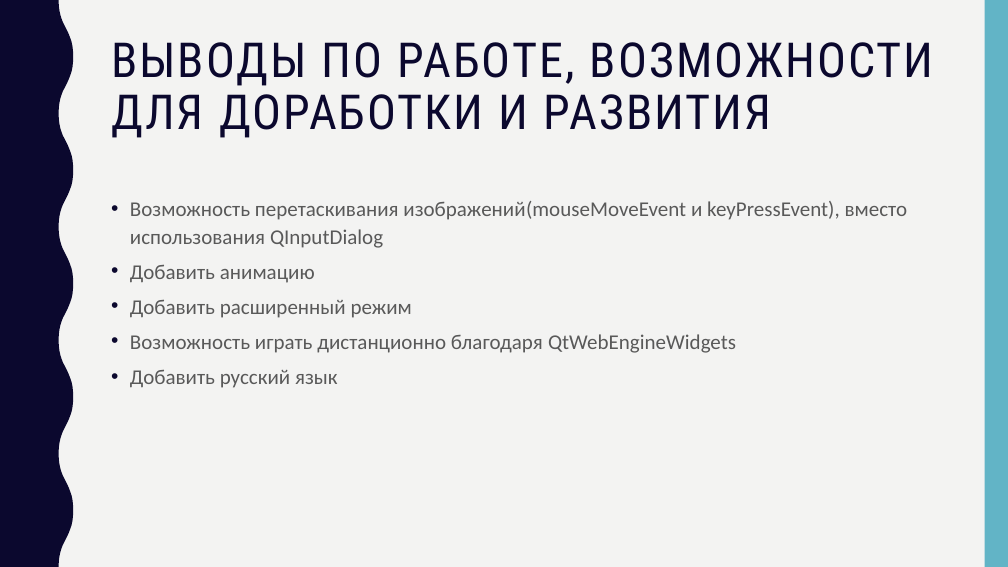
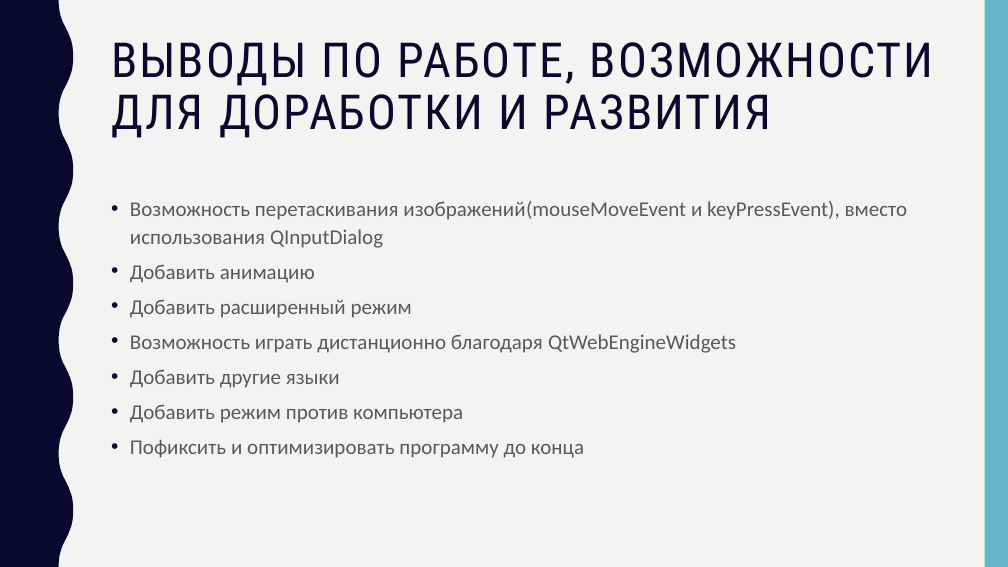
Before and after one commit to romka-best/QT_Project, a slide deck: slide 6 of SEA_BATTLE_PRESENTATION.pptx (slide 5 before the commit). Drawn at 1008x567 pixels with LibreOffice and Linux fonts; fonts in the diff are those of the drawing. Boxes give left, top, right and bottom in pixels: in the first picture for what was removed or moved away, otherwise in the second. Text is boxed around its words. In the diff, an @@ line names an element or a change of style, - is before the commit and + after.

```diff
--- a/SEA_BATTLE_PRESENTATION.pptx
+++ b/SEA_BATTLE_PRESENTATION.pptx
@@ text at <box>130,369,584,458</box>: text changed @@
-• Добавить русский язык
+• Добавить другие языки
+• Добавить режим против компьютера
+• Пофиксить и оптимизировать программу до конца
```
Also in this commit, not shown: 2 other slides changed, 1 slide added, 17 other files.
